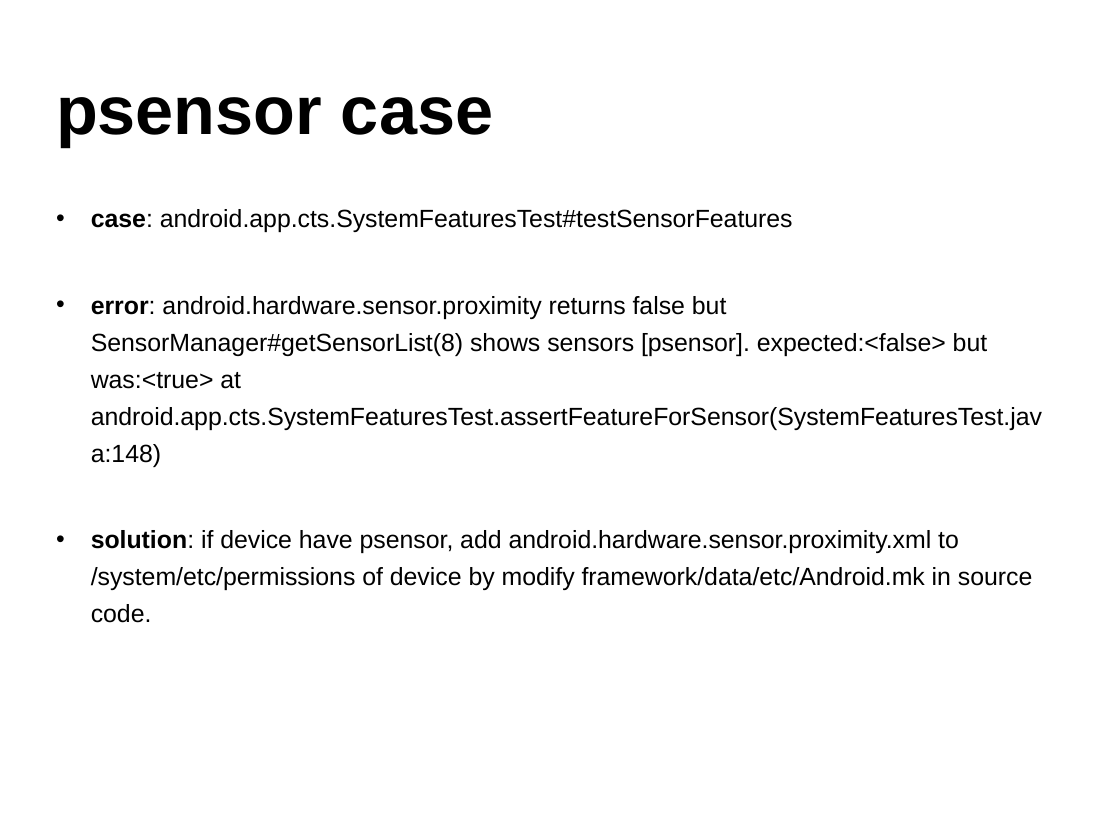
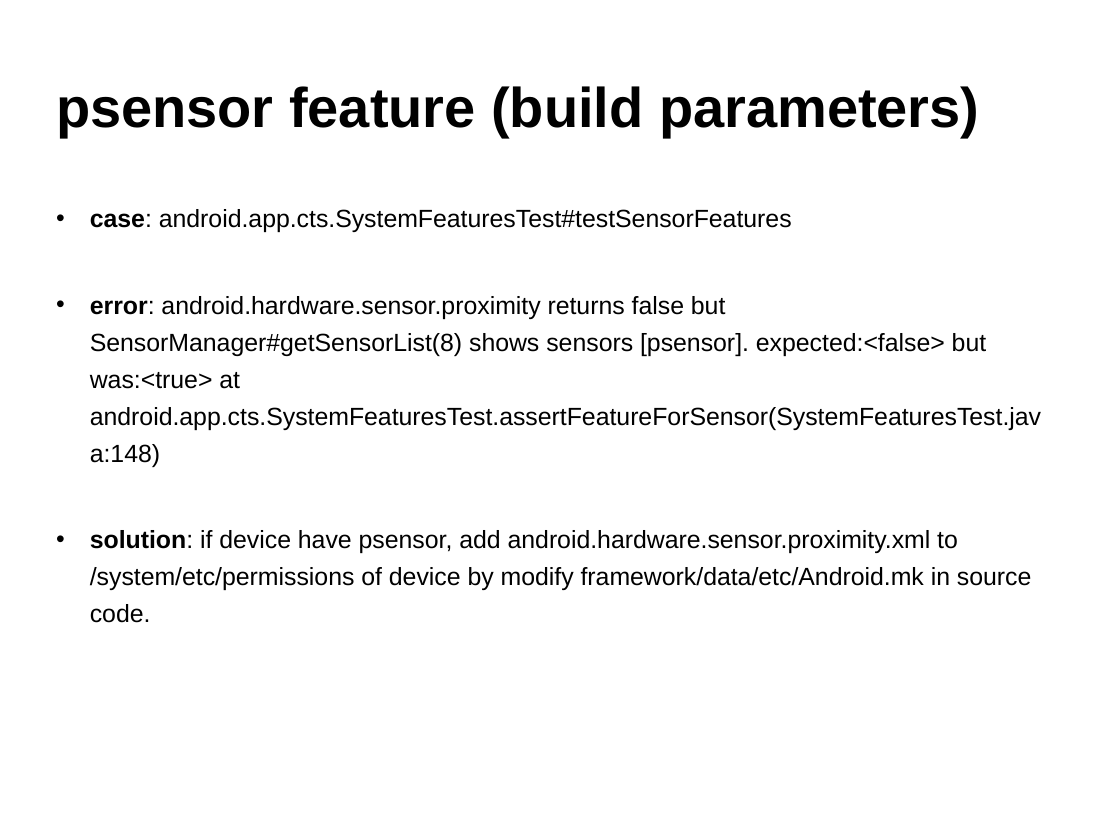
Before and after one commit to widerules/system-information, a slide deck: slide 30 of cts/CTS-training.ppt (slide 29 before the commit). Drawn at 1120x840 pixels with LibreOffice and Linux fonts; fonts in the diff are those of the drawing; background and template pictures are left out. Boxes give left, top, right and bottom in pixels: in the first picture for what was removed or moved away, otherwise in the second. Text is boxed around its words. In the diff, an @@ line names an element or a change of style, - is before the commit and + after.

Commit message:
jingtao: add some case

```diff
--- a/cts/CTS-training.ppt
+++ b/cts/CTS-training.ppt
@@ text at box(56, 86, 979, 137): text changed; size 44 to 36 pt @@
-psensor case
+psensor feature (build parameters)
```
Also in this commit, not shown: 30 other slides changed, 3 slides added, 1 other file.
